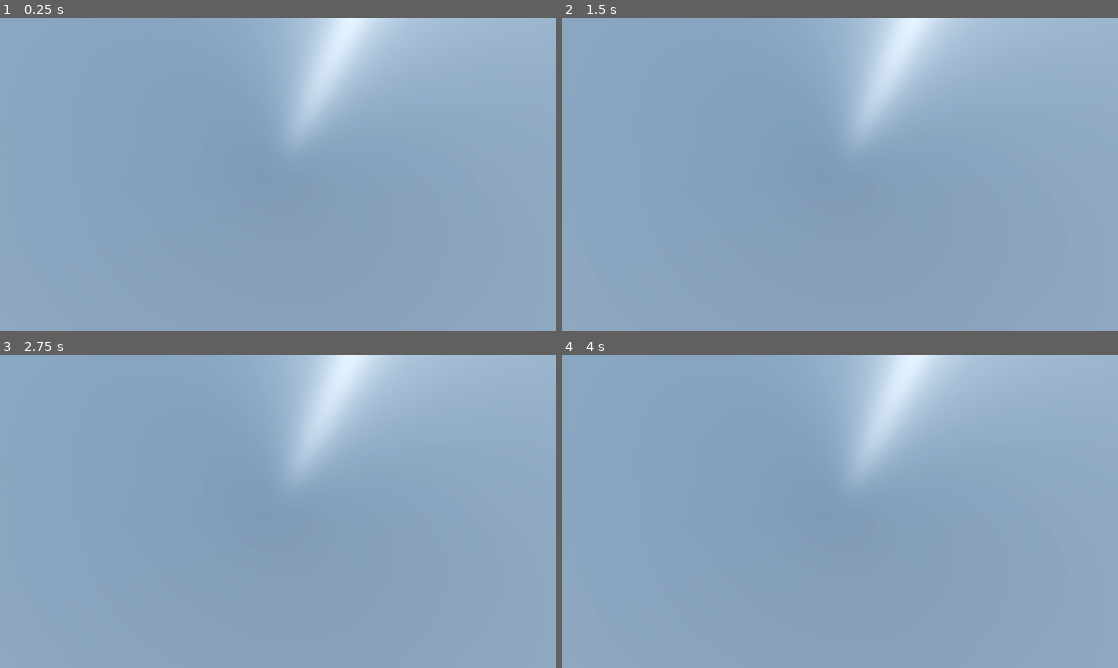
Above: before the commit, frames 1-4 (two rows, left to right).
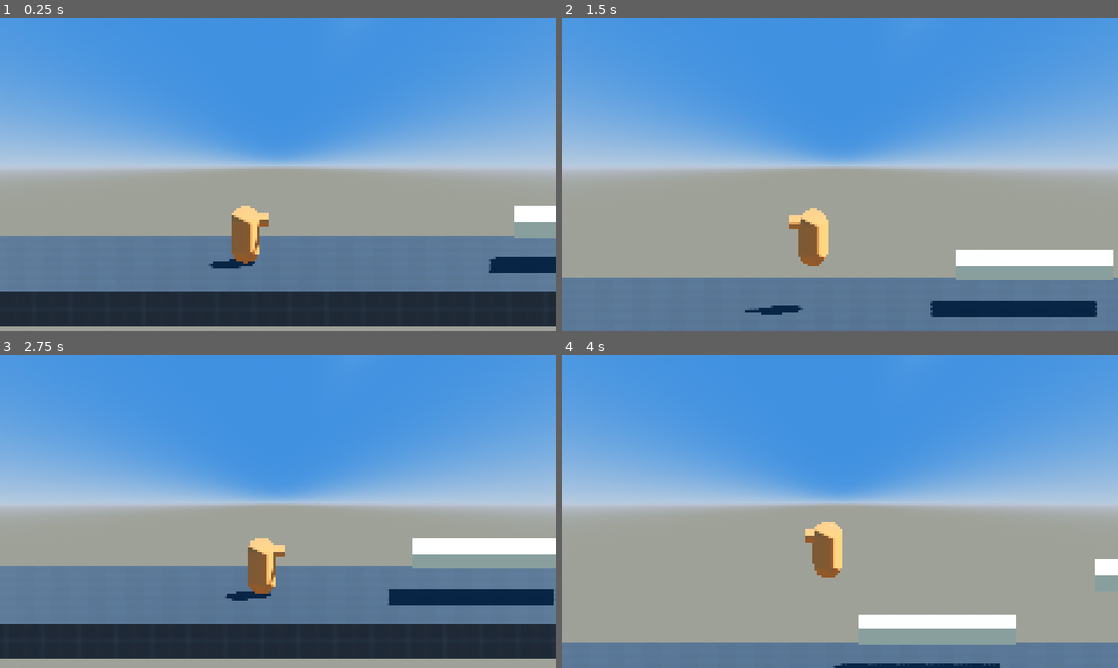
Above: after the commit, the same moments.

Repository: Studio-DIGS/project-monkey-bite
Game: Godot game, scene res://scenes/world.tscn
Same seed, same stepped clock (60 frames per second), same inputs: the game is played once before the commit and once after it. The project has no main scene, so this scene is started directly.
Inputs:
- Up to frame 1 (0.25 s): no input
- Up to frame 2 (1.5 s): hold D (right) 0.53-1.28 s; tap Space (jump) at 0.77 s; hold A (left) from 1.28 s (still down)
- Up to frame 3 (2.75 s): tap Space (jump) at 1.52 s; release A (left) at 2.03 s; hold D (right) from 2.03 s (still down)
- Up to frame 4 (4 s): tap Space (jump) at 3.02, 3.77 s; release D (right) at 3.53 s; hold A (left) from 3.53 s (still down)

The runs differ from the first frame. In frame 1, 100% of the frame differs, in the area x 0-100%, y 0-100%; in frame 2, 100%; in frame 3, 100%; in frame 4, 100%.

Commit message:
setup state class

Diff:
--- a/scenes/world.tscn
+++ b/scenes/world.tscn
@@ -68,6 +68,7 @@
 [node name="LookAheadCam" parent="FollowCam" index="0"]
 size = 10.757
 far = 500.0
+post_processing = false
 camera_speed = 1.5
 look_ahead_distance = 2.5
 
--- /dev/null
+++ b/scripts/state.gd
@@ -0,0 +1,29 @@
+# Based on: https://www.gdquest.com/tutorial/godot/design-patterns/finite-state-machine/
+
+class_name State
+extends Node
+
+# Reference to state machine to call `transition_to()`
+var state_machine = null
+
+# Receives events from `_unhandled_input()` callback
+func handle_input(_event: InputEvent) -> void:
+	pass
+
+# Corresponds to the `_process()` callback
+func update(_delta: float) -> void:
+	pass
+
+# Corresponds to the `_physics_process()` callback
+func physics_update(_delta: float) -> void:
+	pass
+
+# Called by the state machine upon changing the active state
+# `msg` parameter is a dictionary with data the state can use to initialize itself
+func enter(_msg := {}) -> void:
+	pass
+
+# Called by the state machine before changing to a new state
+# Use this function to clean up the state
+func exit() -> void:
+	pass
